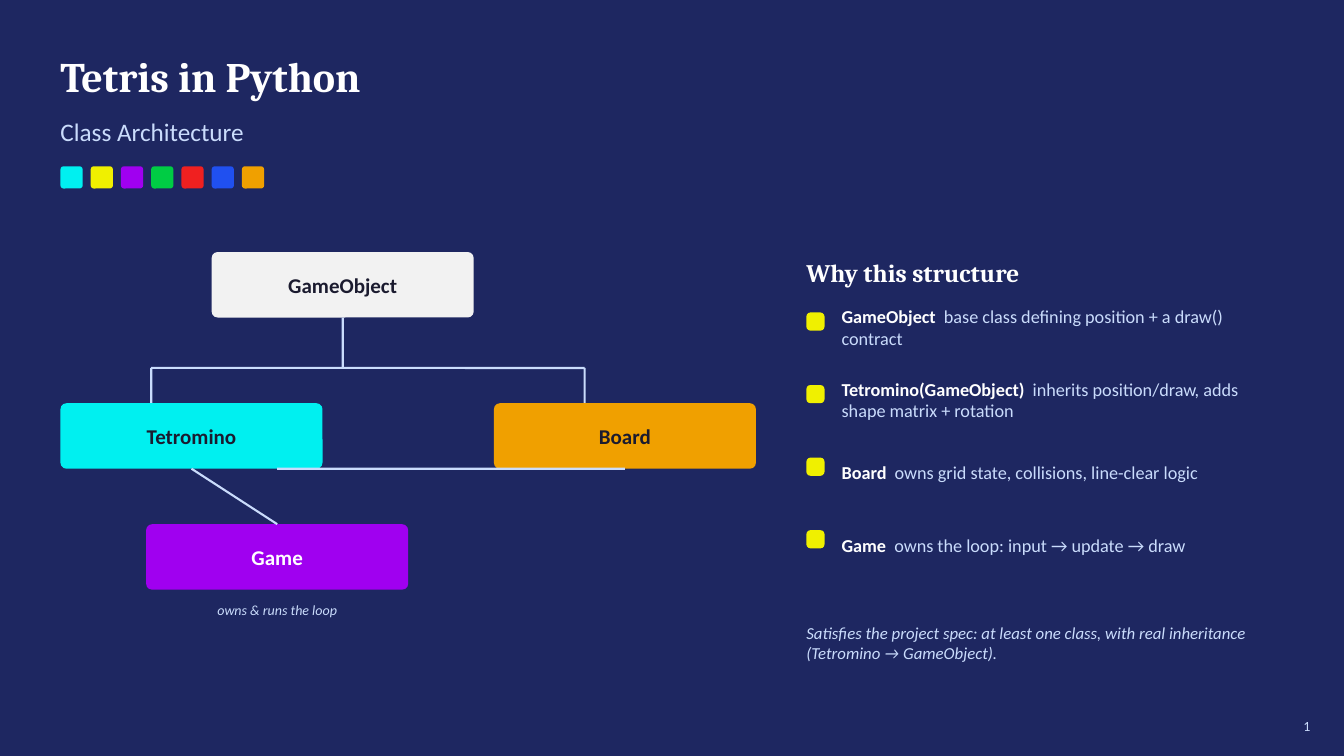
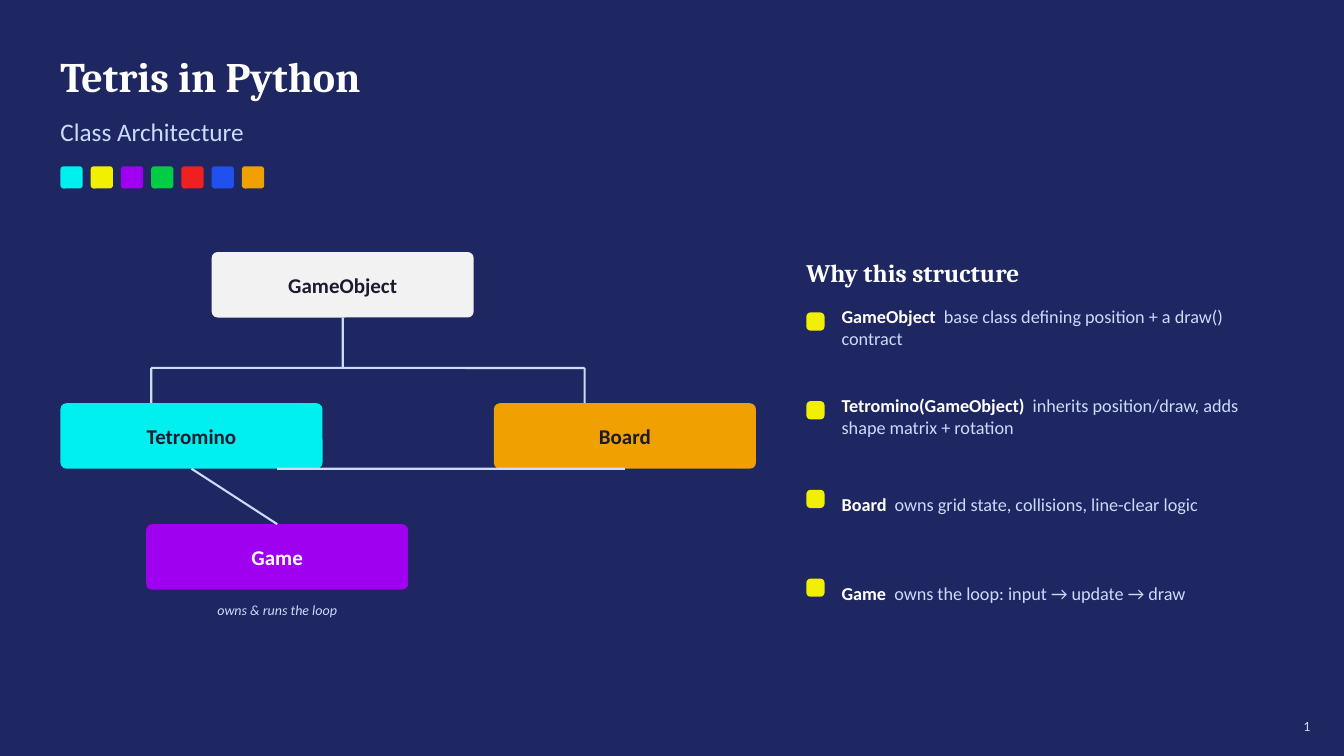
Before and after one commit to kadenmundie-gif/tetris-semester-project, a slide deck: slide 1 of tetris_presentation.pptx. Drawn at 1344x756 pixels with LibreOffice and Linux fonts; fonts in the diff are those of the drawing. Boxes give left, top, right and bottom in pixels: in the first picture for what was removed or moved away, otherwise in the second. Text is boxed around its words. In the diff, an @@ line names an element or a change of style, - is before the commit and + after.

```diff
--- a/tetris_presentation.pptx
+++ b/tetris_presentation.pptx
@@ text "Tetromino(GameObject) inherits position/draw, adds shape ...": place and size @@
-text "Tetromino(GameObject) inherits position/draw, adds shape ..." at (842, 382, 1238, 420)
+text "Tetromino(GameObject) inherits position/draw, adds shape ..." at (842, 398, 1238, 437)
@@ rounded rectangle: place and size @@
-rounded rectangle at (807, 385, 825, 403)
+rounded rectangle at (807, 401, 825, 419)
@@ text "Board owns grid state, collisions, ...": place and size @@
-text "Board owns grid state, collisions, ..." at (842, 466, 1198, 482)
+text "Board owns grid state, collisions, ..." at (842, 498, 1198, 514)
@@ rounded rectangle: place and size @@
-rounded rectangle at (807, 458, 825, 476)
+rounded rectangle at (807, 490, 825, 508)
@@ text "Game owns the loop: input ...": place and size @@
-text "Game owns the loop: input ..." at (842, 539, 1185, 555)
+text "Game owns the loop: input ..." at (842, 587, 1185, 603)
@@ rounded rectangle: place and size @@
-rounded rectangle at (807, 530, 825, 548)
+rounded rectangle at (807, 579, 825, 597)
@@ text removed at (806, 627, 1245, 662) @@
-Satisfies the project spec: at least one class, with real inheritance (Tetromino → GameObject).
```
Also in this commit, not shown: 1 other slide changed.
